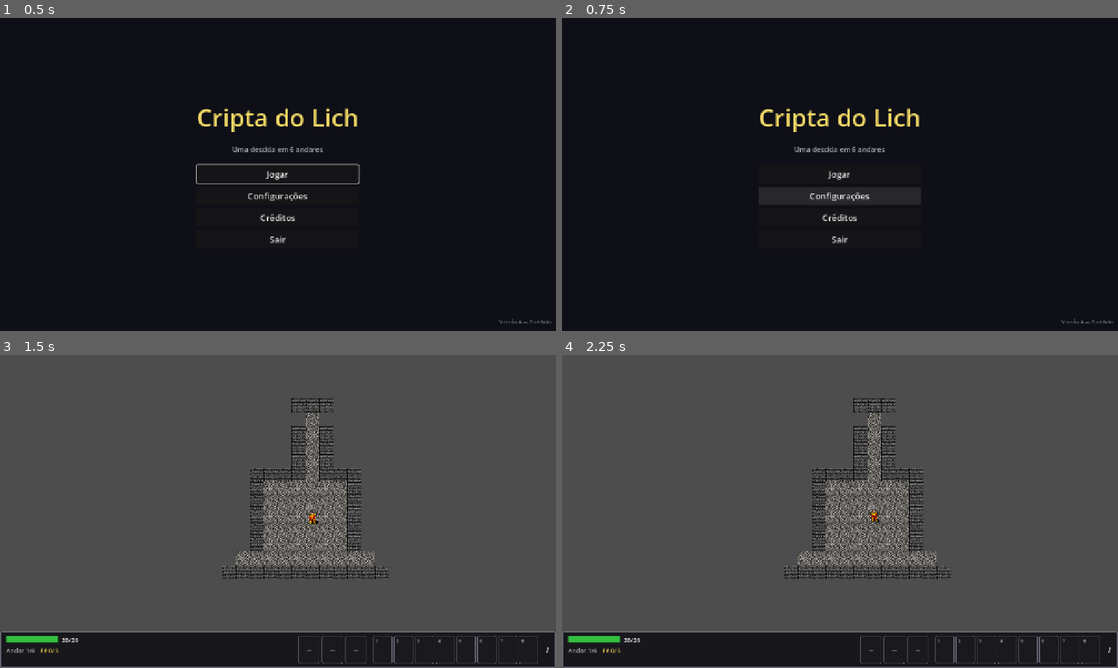
Above: before the commit, frames 1-4 (two rows, left to right).
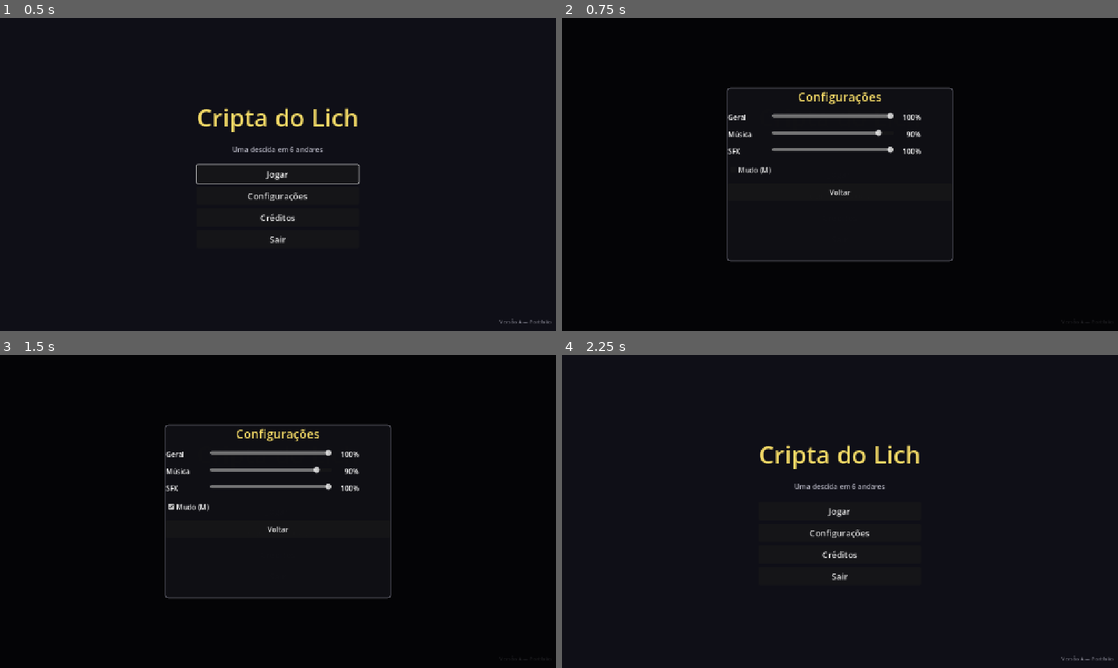
Above: after the commit, the same moments.

Repository: NicolasDeNigris91/Public_Roguelike
Game: Godot game, scene res://scenes/main_menu.tscn
Same seed, same stepped clock (60 frames per second), same inputs: the game is played once before the commit and once after it.
Inputs (mouse positions are in pixels of both pictures, inside the frame that each line leads up to):
- Up to frame 1 (0.5 s): no input
- Up to frame 2 (0.75 s): click "Configurações" at 0.5 s
- Up to frame 3 (1.5 s): click (278, 508) at 1.25 s, where only the run after the commit has a clickable "Mudo (M)"
- Up to frame 4 (2.25 s): click (840, 530) at 2 s, where only the run after the commit has a clickable "Voltar"

Frame 1 is identical in both runs. In frame 2, 3.0% of the frame differs, in the area x 29-100%, y 22-98%; in frame 3, 89%; in frame 4, 89%, in the area x 0-100%, y 0-100%.

Commit message:
feat: settings menu with volume sliders and mute checkbox
Reusable Control scene showing 3 sliders (Master/Music/SFX) mapping
0-100% to -60..0 dB. Mute checkbox syncs with AudioManager. Applied
in real time via AudioManager.set_bus_volume_db. Esc or Back closes
and emits a 'closed' signal for parent cleanup.

Main menu Settings button now opens this overlay with back-connects
wired via the signal.

Diff:
--- a/scenes/main_menu.tscn
+++ b/scenes/main_menu.tscn
@@ -1,6 +1,7 @@
-[gd_scene load_steps=2 format=3]
+[gd_scene load_steps=3 format=3]
 
 [ext_resource type="Script" path="res://scripts/main_menu.gd" id="1_menu"]
+[ext_resource type="PackedScene" path="res://scenes/settings_menu.tscn" id="2_sm"]
 
 [node name="MainMenu" type="Control"]
 layout_mode = 3
@@ -92,6 +93,8 @@
 visible = false
 layer = 10
 
+[node name="SettingsMenu" parent="SettingsOverlay" instance=ExtResource("2_sm")]
+
 [node name="CreditsOverlay" type="CanvasLayer" parent="."]
 visible = false
 layer = 10
--- /dev/null
+++ b/scenes/settings_menu.tscn
@@ -0,0 +1,136 @@
+[gd_scene load_steps=3 format=3]
+
+[ext_resource type="Script" path="res://scripts/settings_menu.gd" id="1_sm"]
+
+[sub_resource type="StyleBoxFlat" id="StyleBoxFlat_sm"]
+bg_color = Color(0.06, 0.06, 0.08, 0.98)
+border_width_left = 2
+border_width_top = 2
+border_width_right = 2
+border_width_bottom = 2
+border_color = Color(0.45, 0.45, 0.5, 1)
+corner_radius_top_left = 6
+corner_radius_top_right = 6
+corner_radius_bottom_right = 6
+corner_radius_bottom_left = 6
+
+[node name="SettingsMenu" type="Control"]
+layout_mode = 3
+anchors_preset = 15
+anchor_right = 1.0
+anchor_bottom = 1.0
+mouse_filter = 0
+script = ExtResource("1_sm")
+
+[node name="Dim" type="ColorRect" parent="."]
+layout_mode = 1
+anchors_preset = 15
+anchor_right = 1.0
+anchor_bottom = 1.0
+color = Color(0, 0, 0, 0.75)
+
+[node name="Panel" type="PanelContainer" parent="."]
+layout_mode = 1
+anchors_preset = 8
+anchor_left = 0.5
+anchor_top = 0.5
+anchor_right = 0.5
+anchor_bottom = 0.5
+offset_left = -260.0
+offset_top = -200.0
+offset_right = 260.0
+offset_bottom = 200.0
+grow_horizontal = 2
+grow_vertical = 2
+theme_override_styles/panel = SubResource("StyleBoxFlat_sm")
+
+[node name="VBox" type="VBoxContainer" parent="Panel"]
+layout_mode = 2
+theme_override_constants/separation = 16
+
+[node name="Title" type="Label" parent="Panel/VBox"]
+layout_mode = 2
+theme_override_colors/font_color = Color(0.95, 0.85, 0.4, 1)
+theme_override_font_sizes/font_size = 28
+text = "Configurações"
+horizontal_alignment = 1
+
+[node name="MasterRow" type="HBoxContainer" parent="Panel/VBox"]
+layout_mode = 2
+theme_override_constants/separation = 12
+
+[node name="Label" type="Label" parent="Panel/VBox/MasterRow"]
+custom_minimum_size = Vector2(90, 0)
+layout_mode = 2
+theme_override_font_sizes/font_size = 16
+text = "Geral"
+
+[node name="Slider" type="HSlider" parent="Panel/VBox/MasterRow"]
+custom_minimum_size = Vector2(280, 0)
+layout_mode = 2
+max_value = 100.0
+value = 100.0
+
+[node name="Value" type="Label" parent="Panel/VBox/MasterRow"]
+custom_minimum_size = Vector2(50, 0)
+layout_mode = 2
+theme_override_font_sizes/font_size = 16
+text = "100%"
+horizontal_alignment = 2
+
+[node name="MusicRow" type="HBoxContainer" parent="Panel/VBox"]
+layout_mode = 2
+theme_override_constants/separation = 12
+
+[node name="Label" type="Label" parent="Panel/VBox/MusicRow"]
+custom_minimum_size = Vector2(90, 0)
+layout_mode = 2
+theme_override_font_sizes/font_size = 16
+text = "Música"
+
+[node name="Slider" type="HSlider" parent="Panel/VBox/MusicRow"]
+custom_minimum_size = Vector2(280, 0)
+layout_mode = 2
+max_value = 100.0
+value = 90.0
+
+[node name="Value" type="Label" parent="Panel/VBox/MusicRow"]
+custom_minimum_size = Vector2(50, 0)
+layout_mode = 2
+theme_override_font_sizes/font_size = 16
+text = "90%"
+horizontal_alignment = 2
+
+[node name="SFXRow" type="HBoxContainer" parent="Panel/VBox"]
+layout_mode = 2
+theme_override_constants/separation = 12
+
+[node name="Label" type="Label" parent="Panel/VBox/SFXRow"]
+custom_minimum_size = Vector2(90, 0)
+layout_mode = 2
+theme_override_font_sizes/font_size = 16
+text = "SFX"
+
+[node name="Slider" type="HSlider" parent="Panel/VBox/SFXRow"]
+custom_minimum_size = Vector2(280, 0)
+layout_mode = 2
+max_value = 100.0
+value = 100.0
+
+[node name="Value" type="Label" parent="Panel/VBox/SFXRow"]
+custom_minimum_size = Vector2(50, 0)
+layout_mode = 2
+theme_override_font_sizes/font_size = 16
+text = "100%"
+horizontal_alignment = 2
+
+[node name="MuteCheckbox" type="CheckBox" parent="Panel/VBox"]
+layout_mode = 2
+theme_override_font_sizes/font_size = 16
+text = "Mudo (M)"
+
+[node name="BackButton" type="Button" parent="Panel/VBox"]
+custom_minimum_size = Vector2(0, 40)
+layout_mode = 2
+theme_override_font_sizes/font_size = 16
+text = "Voltar"
--- a/scripts/main_menu.gd
+++ b/scripts/main_menu.gd
@@ -8,12 +8,14 @@
 @onready var _quit_button: Button = $CenterContainer/VBoxContainer/ButtonsVBox/QuitButton
 @onready var _settings_overlay: CanvasLayer = $SettingsOverlay
 @onready var _credits_overlay: CanvasLayer = $CreditsOverlay
+@onready var _settings_menu: Control = $SettingsOverlay/SettingsMenu
 
 func _ready() -> void:
 	_play_button.pressed.connect(_on_play)
 	_settings_button.pressed.connect(_on_settings)
 	_credits_button.pressed.connect(_on_credits)
 	_quit_button.pressed.connect(_on_quit)
+	_settings_menu.closed.connect(_on_settings_closed)
 	_play_button.grab_focus()
 
 func _on_play() -> void:
@@ -21,6 +23,10 @@
 
 func _on_settings() -> void:
 	_settings_overlay.visible = true
+	_settings_menu.visible = true
+
+func _on_settings_closed() -> void:
+	_settings_overlay.visible = false
 
 func _on_credits() -> void:
 	_credits_overlay.visible = true
--- /dev/null
+++ b/scripts/settings_menu.gd
@@ -0,0 +1,78 @@
+extends Control
+# Settings menu — volume sliders + mute checkbox. Used as overlay inside
+# MainMenu and PauseMenu. Emits `closed` when user dismisses.
+
+signal closed
+
+const MIN_DB: float = -60.0
+const MAX_DB: float = 0.0
+
+@onready var _master_slider: HSlider = $Panel/VBox/MasterRow/Slider
+@onready var _master_value: Label = $Panel/VBox/MasterRow/Value
+@onready var _music_slider: HSlider = $Panel/VBox/MusicRow/Slider
+@onready var _music_value: Label = $Panel/VBox/MusicRow/Value
+@onready var _sfx_slider: HSlider = $Panel/VBox/SFXRow/Slider
+@onready var _sfx_value: Label = $Panel/VBox/SFXRow/Value
+@onready var _mute_checkbox: CheckBox = $Panel/VBox/MuteCheckbox
+@onready var _back_button: Button = $Panel/VBox/BackButton
+
+func _ready() -> void:
+	process_mode = Node.PROCESS_MODE_ALWAYS
+	_sync_from_audio()
+	_master_slider.value_changed.connect(_on_master_changed)
+	_music_slider.value_changed.connect(_on_music_changed)
+	_sfx_slider.value_changed.connect(_on_sfx_changed)
+	_mute_checkbox.toggled.connect(_on_mute_toggled)
+	_back_button.pressed.connect(_on_back)
+	AudioManager.mute_changed.connect(_on_audio_mute_changed)
+
+func _unhandled_input(event: InputEvent) -> void:
+	if not visible:
+		return
+	if event is InputEventKey and event.pressed and not event.echo and event.keycode == KEY_ESCAPE:
+		get_viewport().set_input_as_handled()
+		_on_back()
+
+func _sync_from_audio() -> void:
+	_master_slider.value = _db_to_slider(AudioServer.get_bus_volume_db(AudioServer.get_bus_index("Master")))
+	_music_slider.value = _db_to_slider(AudioServer.get_bus_volume_db(AudioServer.get_bus_index("Music")))
+	_sfx_slider.value = _db_to_slider(AudioServer.get_bus_volume_db(AudioServer.get_bus_index("SFX")))
+	_update_value_labels()
+	_mute_checkbox.button_pressed = AudioManager.is_muted()
+
+func _db_to_slider(db: float) -> float:
+	if db <= MIN_DB:
+		return 0.0
+	return clampf((db - MIN_DB) / (MAX_DB - MIN_DB) * 100.0, 0.0, 100.0)
+
+func _slider_to_db(value: float) -> float:
+	return lerpf(MIN_DB, MAX_DB, value / 100.0)
+
+func _update_value_labels() -> void:
+	_master_value.text = "%d%%" % int(_master_slider.value)
+	_music_value.text = "%d%%" % int(_music_slider.value)
+	_sfx_value.text = "%d%%" % int(_sfx_slider.value)
+
+func _on_master_changed(value: float) -> void:
+	AudioManager.set_bus_volume_db("Master", _slider_to_db(value))
+	_update_value_labels()
+
+func _on_music_changed(value: float) -> void:
+	AudioManager.set_bus_volume_db("Music", _slider_to_db(value))
+	_update_value_labels()
+
+func _on_sfx_changed(value: float) -> void:
+	AudioManager.set_bus_volume_db("SFX", _slider_to_db(value))
+	_update_value_labels()
+
+func _on_mute_toggled(checked: bool) -> void:
+	if AudioManager.is_muted() != checked:
+		AudioManager.toggle_muted()
+
+func _on_audio_mute_changed(muted: bool) -> void:
+	if _mute_checkbox.button_pressed != muted:
+		_mute_checkbox.set_pressed_no_signal(muted)
+
+func _on_back() -> void:
+	visible = false
+	closed.emit()
